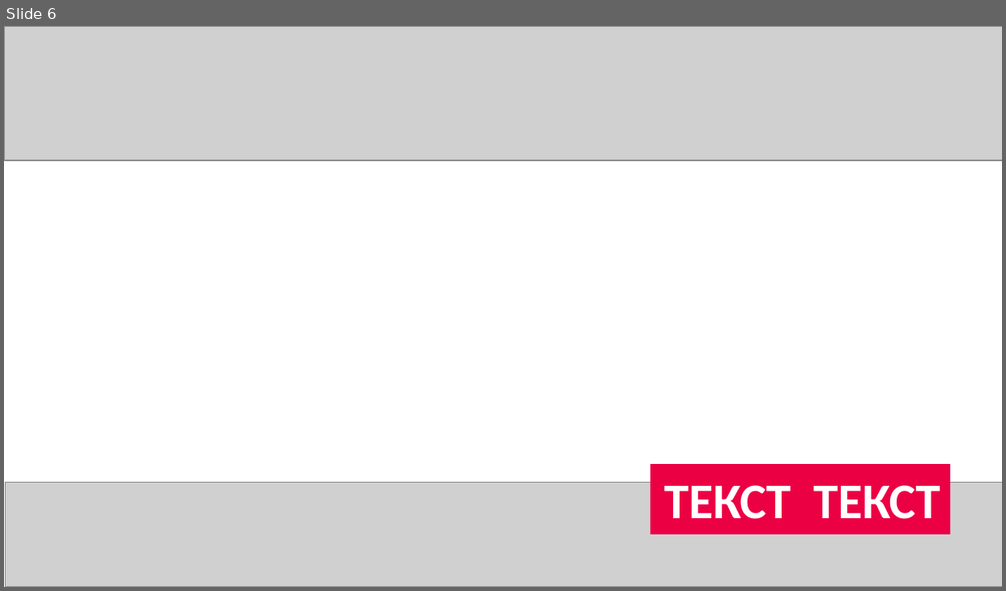
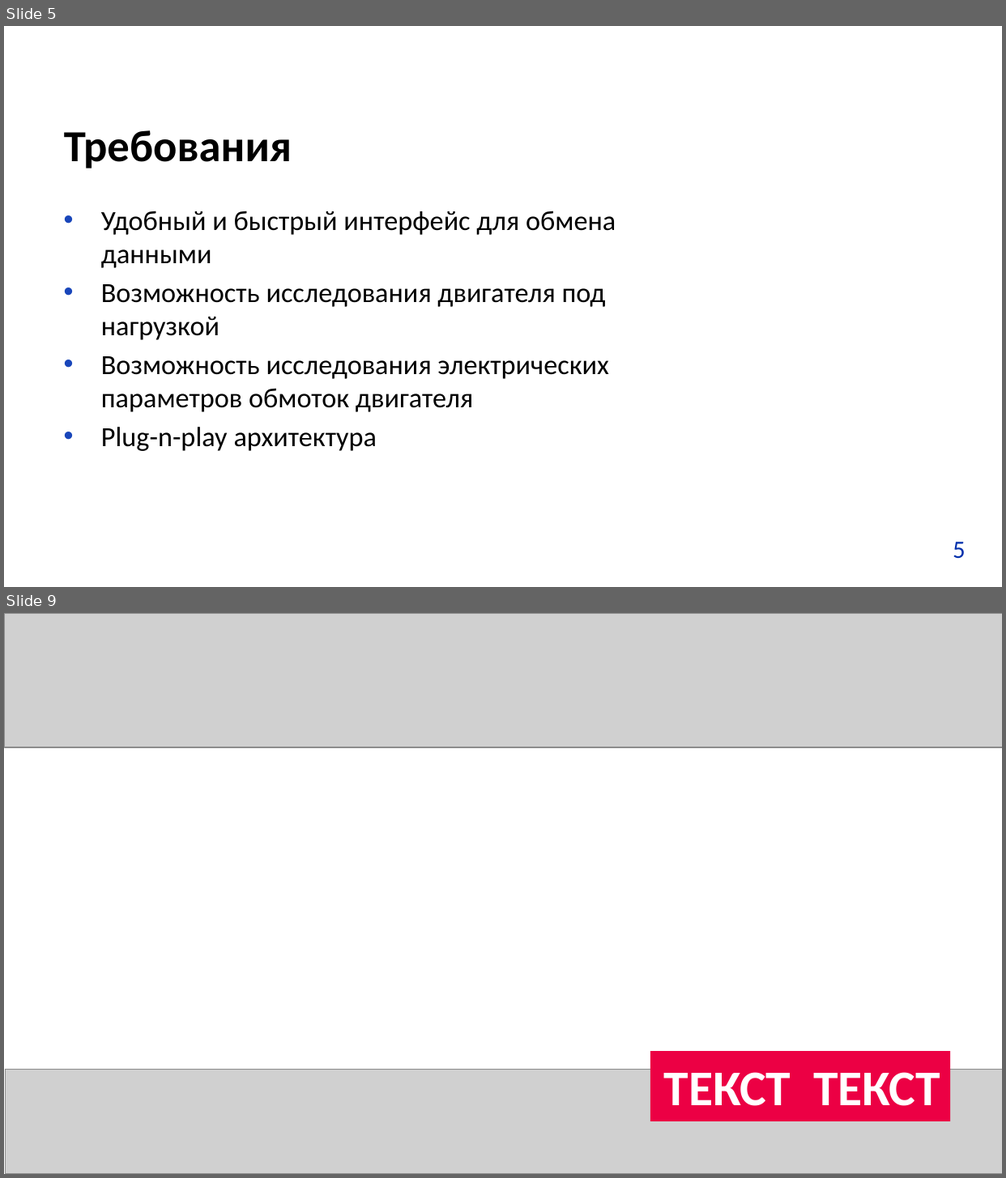
Before and after one commit to yungvldai/diploma, a slide deck: presentation/production.pptx. Shown one above the other, each under a label of ours: slide 6 before the commit, slides 5 and 9 after it; the slides between them are not shown. The pictures are 1006x591 and 1006x1178 pixels, drawn with LibreOffice and Linux fonts; fonts in the diff are those of the drawing; grey boxes stand for pictures; background and template pictures are left out. Boxes give left, top, right and bottom in pixels: in the first picture for what was removed or moved away, otherwise in the second. Text is boxed around its words. In the diff, an @@ line names an element or a change of style, - is before the commit and + after.

```diff
--- a/presentation/production.pptx
+++ b/presentation/production.pptx
@@ slide 5 added at (4,26,1002,587), background picture (left out) @@
@@ text added at (64,130,292,169), 32 pt, text #000000, bold @@
+Требования
@@ text added at (101,211,616,451), 20 pt, text #000000 @@
+• Удобный и быстрый интерфейс для обмена данными
+• Возможность исследования двигателя под нагрузкой
+• Возможность исследования электрических параметров обмоток двигателя
+• Plug-n-play архитектура
@@ text added at (953,542,965,559), 18 pt, text #0230AC @@
+5
@@ what was slide 6 is now slide 9 @@
```
Also in this commit, not shown: 1 slide changed, 7 other slides added, 6 slides removed, 14 other files.
